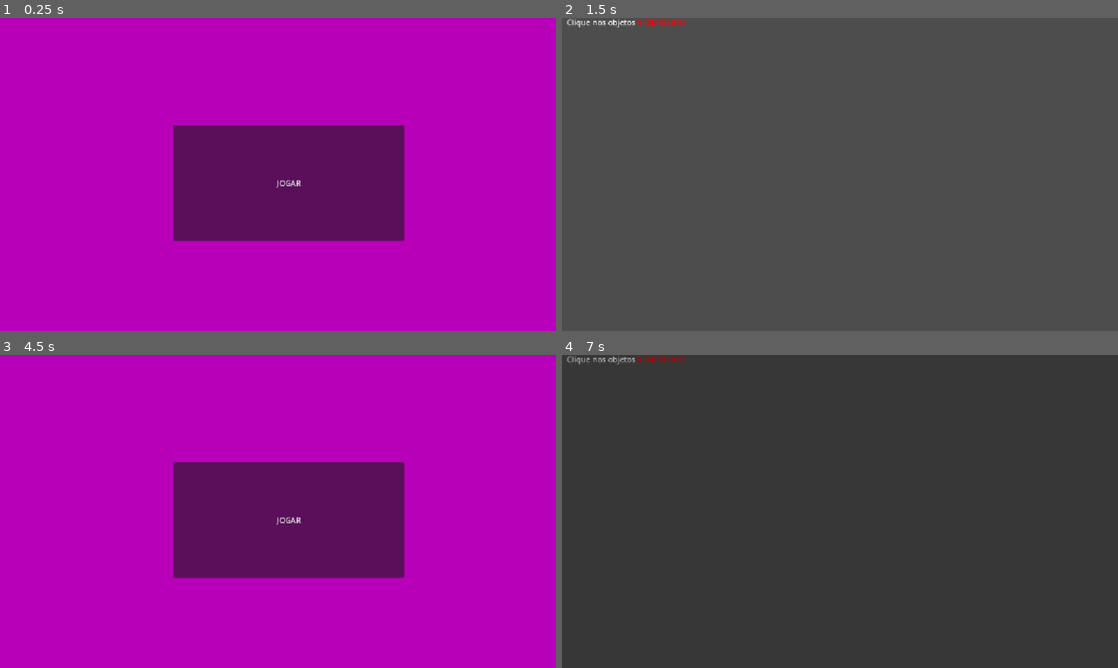
Above: before the commit, frames 1-4 (two rows, left to right).
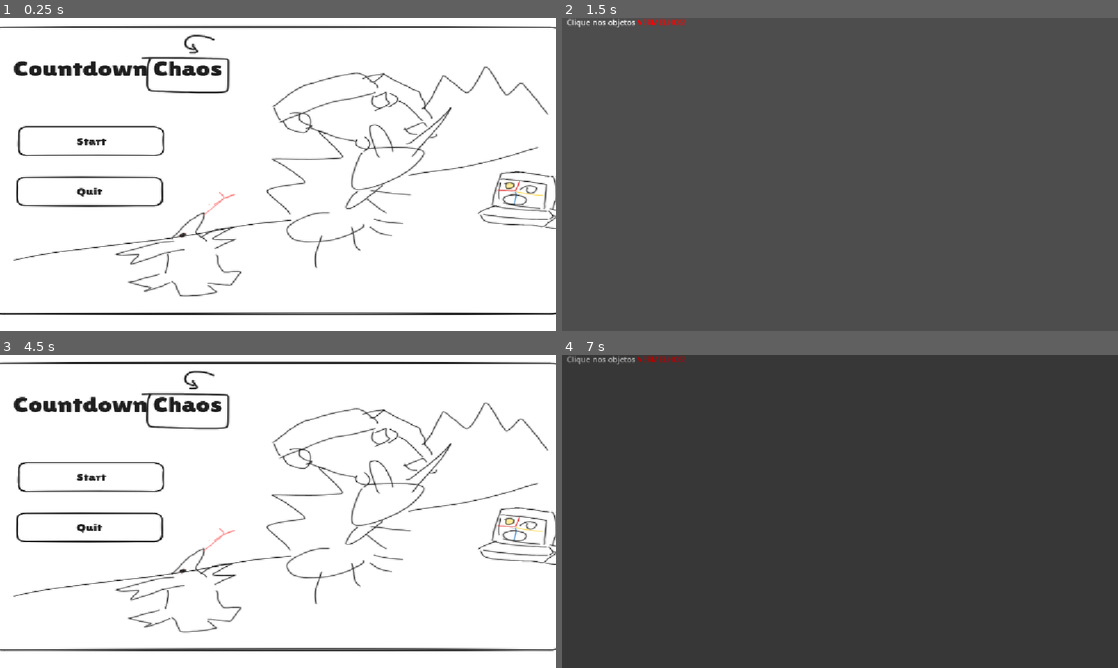
Above: after the commit, the same moments.

Repository: andre-felipe-wonsik-alves/gmtk-jam-26
Game: Godot game, scene res://Scenes/main_menu.tscn
Same seed, same stepped clock (60 frames per second), same inputs: the game is played once before the commit and once after it.
Inputs (mouse positions are in pixels of both pictures, inside the frame that each line leads up to; where the layout moved, square brackets give the same spot in the first picture):
- Up to frame 1 (0.25 s): no input
- Up to frame 2 (1.5 s): click (650, 140) [851, 183] at 0.5 s; move the mouse to (962, 158) at 1.27 s; click (962, 158) at 1.42 s
- Up to frame 3 (4.5 s): tap Enter at 2 s; drag from (166, 527) to (250, 574) at 2.02 s; click "CLIQUE AQUI!" at 2.75 s; click "NÃO CLIQUE AQUI!" at 3.5 s; click "MENU PRINCIPAL" at 4.25 s
- Up to frame 4 (7 s): click (650, 473) [851, 520] at 5 s; move the mouse to (895, 442) at 5.77 s; click (895, 442) at 5.92 s; tap Space at 6.5 s; drag from (812, 574) to (673, 464) at 6.52 s

The runs differ from the first frame. In frame 1, 100% of the frame differs, in the area x 0-100%, y 0-100%; in frame 2, nothing differs; in frame 3, 100%; in frame 4, nothing differs.

Commit message:
feat: minimal styling of main menu + sound effect for clicking button

Diff:
--- /dev/null
+++ b/Scenes/UI/MenuButton.tres
@@ -0,0 +1,4 @@
+[gd_resource type="StyleBoxFlat" format=3 uid="uid://ce6lacdhlhrkt"]
+
+[resource]
+bg_color = Color(1, 1, 0, 0.5294118)
--- a/Scenes/main_menu.tscn
+++ b/Scenes/main_menu.tscn
@@ -1,22 +1,70 @@
 [gd_scene format=3 uid="uid://ylvi75g7b7n5"]
 
 [ext_resource type="Script" uid="uid://dmmc0qxnrlylg" path="res://Scripts/Screens/MainMenu.gd" id="1_28flt"]
+[ext_resource type="Texture2D" uid="uid://cuf05wp537u7s" path="res://Assets/Levels/Menu/screenshot-2026-07-23_21-58-22.png" id="2_48xlc"]
+[ext_resource type="StyleBox" uid="uid://ce6lacdhlhrkt" path="res://Scenes/UI/MenuButton.tres" id="2_n45e2"]
+[ext_resource type="AudioStream" uid="uid://b0jx4t3jasmj0" path="res://Assets/Sounds/Music/genius.mp3" id="3_1ehe0"]
+[ext_resource type="Script" uid="uid://c5hrl3ew6447p" path="res://Scripts/Components/MenuCameraComponent.gd" id="4_ce3w2"]
+
+[sub_resource type="StyleBoxEmpty" id="StyleBoxEmpty_ce3w2"]
+
+[sub_resource type="StyleBoxEmpty" id="StyleBoxEmpty_ew4di"]
 
 [node name="MainMenu" type="Control" unique_id=1838064]
 layout_mode = 3
 anchors_preset = 0
 script = ExtResource("1_28flt")
 
-[node name="ColorRect" type="ColorRect" parent="." unique_id=1339341155]
+[node name="PlayButton" type="Button" parent="." unique_id=1525011396]
+top_level = true
 layout_mode = 0
-offset_right = 1164.0
-offset_bottom = 660.0
-color = Color(0.7262582, 0.00040526091, 0.7264163, 1)
+offset_left = 39.0
+offset_top = 227.00002
+offset_right = 311.0
+offset_bottom = 258.0
+scale = Vector2(1.1067998, 1.7867234)
+mouse_filter = 1
+theme_override_styles/normal = SubResource("StyleBoxEmpty_ce3w2")
+theme_override_styles/hover = ExtResource("2_n45e2")
+text = "
+"
 
-[node name="PlayButton" type="Button" parent="." unique_id=878751368]
+[node name="QuitButton" type="Button" parent="." unique_id=374684086]
+top_level = true
 layout_mode = 0
-offset_left = 359.0
-offset_top = 222.0
-offset_right = 838.0
-offset_bottom = 461.0
-text = "JOGAR"
+offset_left = 38.999992
+offset_top = 332.0
+offset_right = 311.0
+offset_bottom = 363.0
+scale = Vector2(1.0734555, 1.7401446)
+mouse_filter = 1
+theme_override_styles/normal = SubResource("StyleBoxEmpty_ew4di")
+theme_override_styles/hover = ExtResource("2_n45e2")
+text = "
+"
+
+[node name="TextureRect" type="TextureRect" parent="." unique_id=25072640]
+layout_mode = 0
+offset_left = -51.0
+offset_top = -27.0
+offset_right = 1100.0
+offset_bottom = 619.0
+scale = Vector2(1.1174414, 1.0880364)
+mouse_filter = 2
+texture = ExtResource("2_48xlc")
+
+[node name="AudioStreamPlayer2D" type="AudioStreamPlayer2D" parent="." unique_id=796565837]
+stream = ExtResource("3_1ehe0")
+volume_db = 2.916
+autoplay = true
+
+[node name="Node2D" type="Node2D" parent="." unique_id=2091562827]
+
+[node name="Camera2D" type="Camera2D" parent="Node2D" unique_id=253079747]
+anchor_mode = 0
+position_smoothing_enabled = true
+drag_horizontal_enabled = true
+drag_vertical_enabled = true
+drag_horizontal_offset = 0.45
+drag_vertical_offset = 0.45
+script = ExtResource("4_ce3w2")
--- /dev/null
+++ b/Scripts/Components/MenuCameraComponent.gd
@@ -0,0 +1,20 @@
+extends Camera2D
+
+@export var max_offset: float = 20.0  # Max pixels the camera moves
+@export var smooth_speed: float = 5.0 # How fast the camera catches up
+
+var initial_position: Vector2
+
+func _ready() -> void:
+	initial_position = position
+
+func _process(delta: float) -> void:
+	var screen_center = get_viewport().get_visible_rect().size / 2.0
+	var mouse_pos = get_viewport().get_mouse_position()
+
+	# Find offset from center, normalized and scaled
+	var offset = (mouse_pos - screen_center) / screen_center
+	var target_pos = initial_position + (offset * max_offset)
+
+	# Smoothly move to target position
+	position = position.lerp(target_pos, smooth_speed * delta)
--- a/Scripts/Screens/MainMenu.gd
+++ b/Scripts/Screens/MainMenu.gd
@@ -1,9 +1,15 @@
 extends Control
 
 @onready var play_button: Button = $PlayButton
+@onready var quit_button: Button = $QuitButton
 
 func _ready() -> void:
 	play_button.pressed.connect(_on_play_pressed)
+	quit_button.pressed.connect(_on_quit_pressed)
 
 func _on_play_pressed() -> void:
+	AudioUtils._play_sound_effect(self, load("res://Assets/Sounds/Effects/creatorshome-select-003-337609.mp3"))
 	GameManager.start_game()
+
+func _on_quit_pressed() -> void:
+	get_tree().quit()
Binary file added: Assets/Levels/Menu/screenshot-2026-07-23_21-58-22.png
Not shown, added: Assets/Levels/Menu/screenshot-2026-07-23_21-58-22.png.import
Not shown, added: Assets/Sounds/Effects/creatorshome-select-003-337609.mp3.import
Not shown, added: Assets/Sounds/Music/genius.mp3.import
Not shown, added: Scripts/Components/MenuCameraComponent.gd.uid
Not shown, added: Assets/Sounds/Effects/creatorshome-select-003-337609.mp3
Not shown, added: Assets/Sounds/Music/genius.mp3
